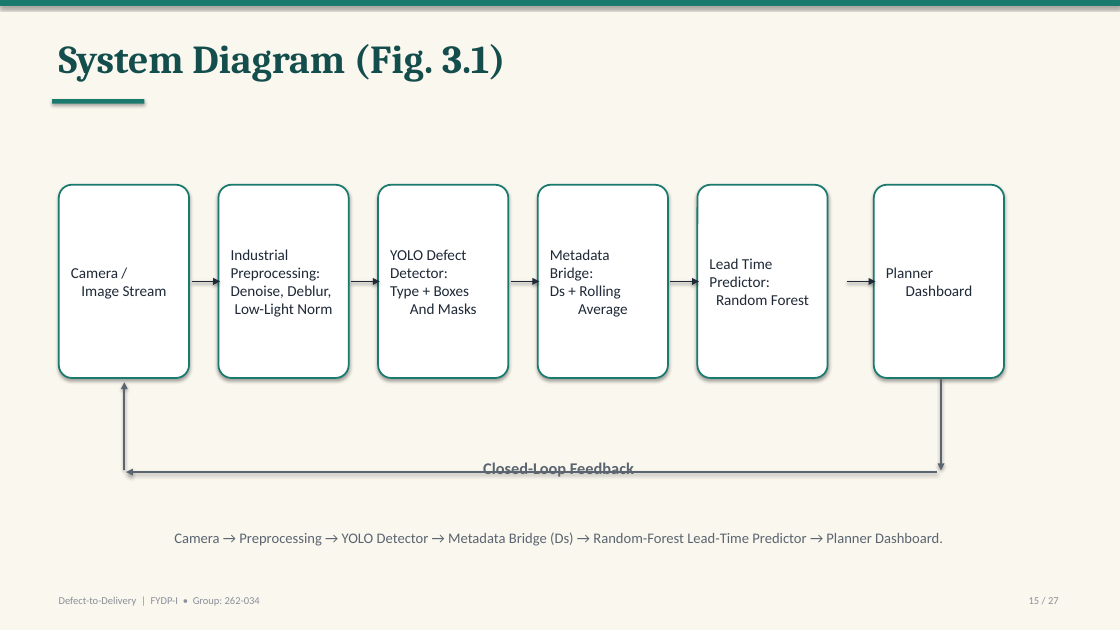
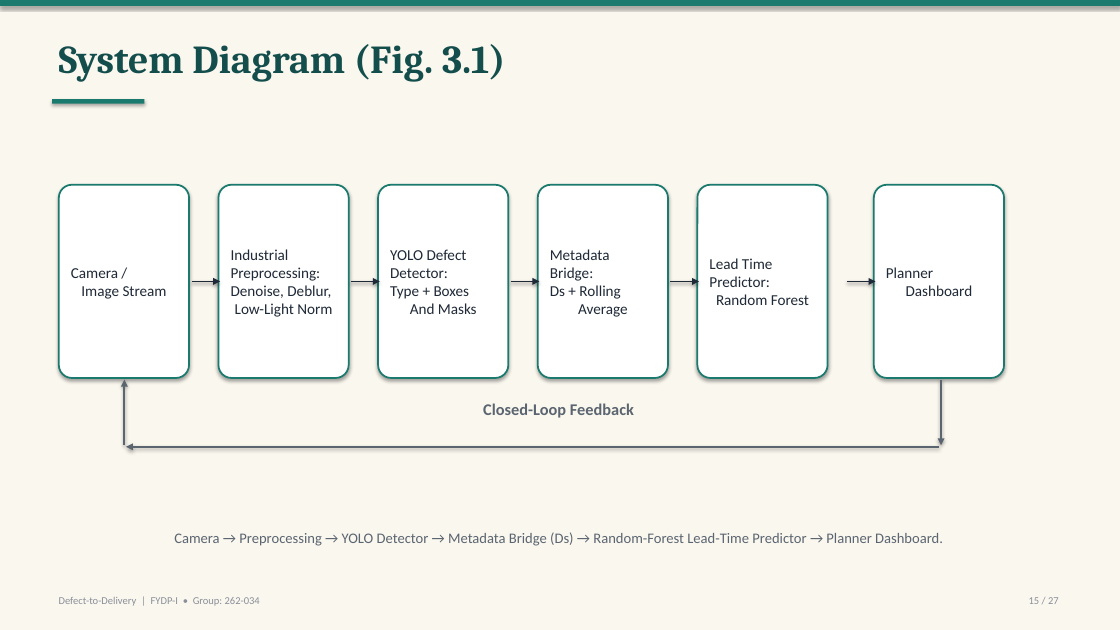
Before and after one commit to labib-ux/FYDP, a slide deck: slide 15 of slides/FYDP-I_Defect-to-Delivery.pptx. Drawn at 1120x630 pixels with LibreOffice and Linux fonts; fonts in the diff are those of the drawing. Boxes give left, top, right and bottom in pixels: in the first picture for what was removed or moved away, otherwise in the second. Text is boxed around its words. In the diff, an @@ line names an element or a change of style, - is before the commit and + after.

Commit message:
docs(slides): fix card overflow, banner, legible req graphs, clean arrows, tight boxes

```diff
--- a/slides/FYDP-I_Defect-to-Delivery.pptx
+++ b/slides/FYDP-I_Defect-to-Delivery.pptx
@@ arrow moved from (124, 471) - (124, 382) to (124, 445) - (124, 380) @@
@@ text "Closed-Loop Feedback" moved from (x1=483, y1=462, x2=634, y2=477) to (x1=483, y1=403, x2=634, y2=418) @@
@@ arrow moved from (941, 378) - (941, 471) to (941, 380) - (941, 445) @@
@@ arrow moved from (937, 472) - (126, 472) to (939, 447) - (126, 447) @@
```
Also in this commit, not shown: 10 other slides changed, 2 other files.
